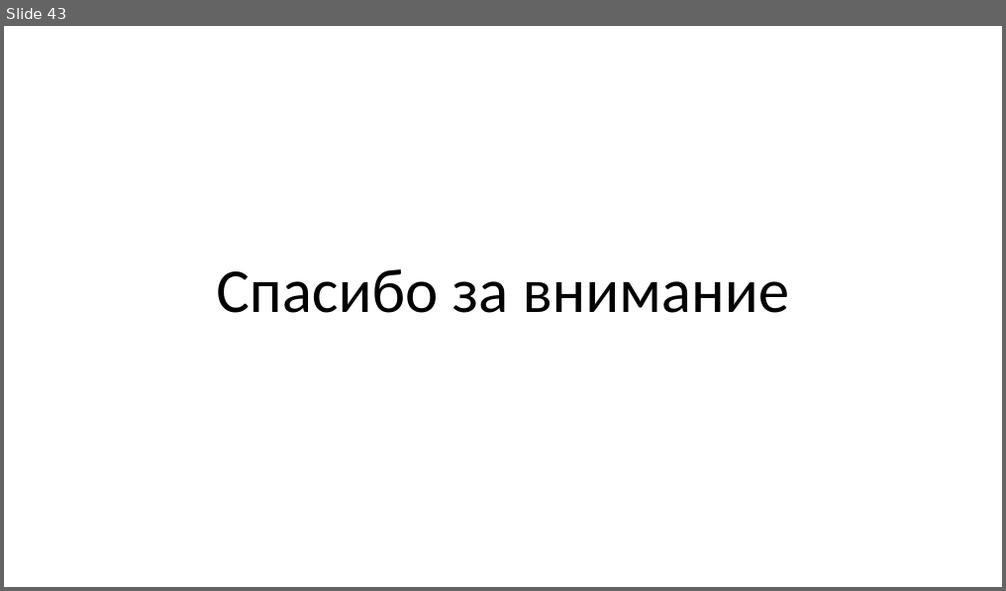
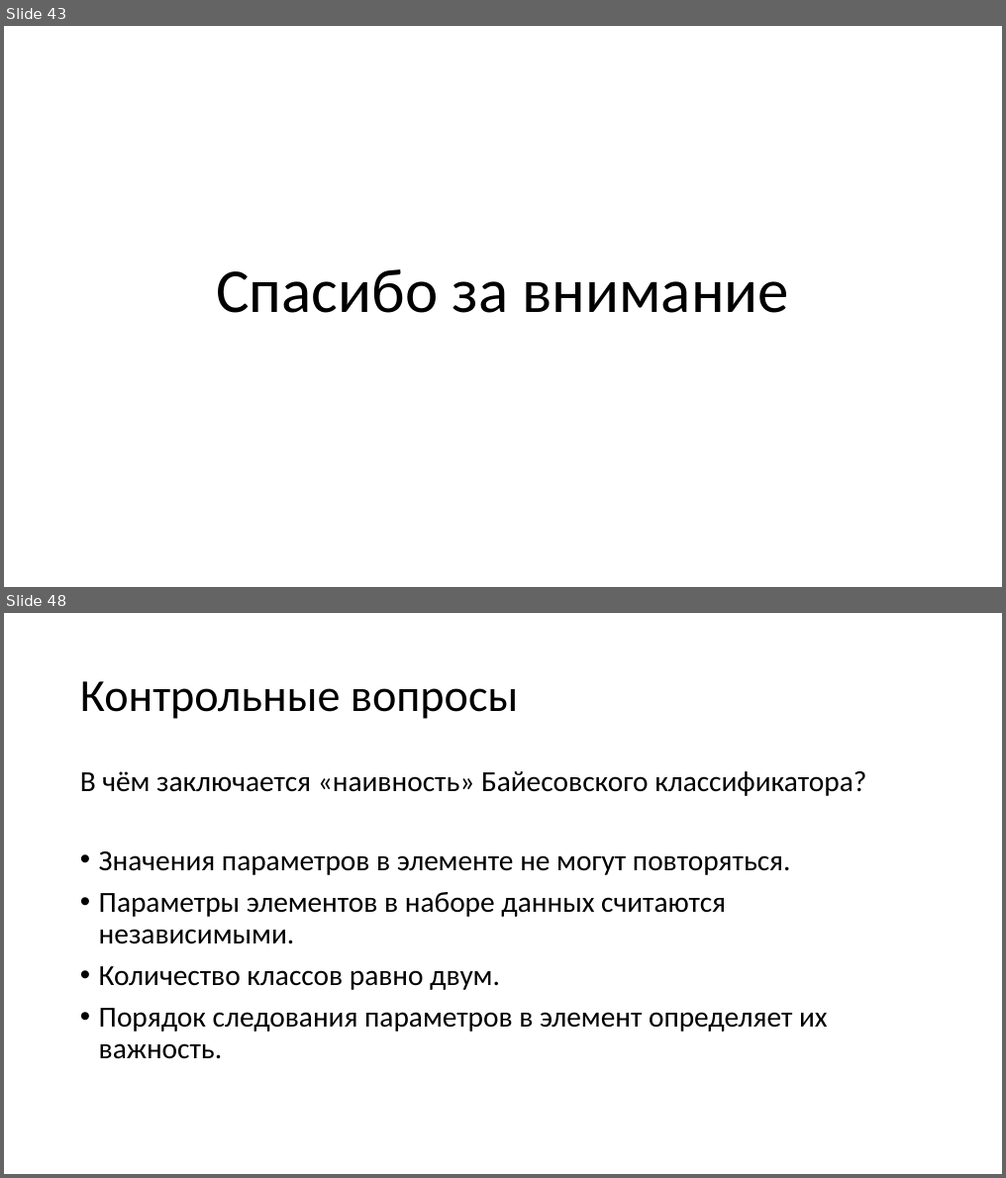
Before and after one commit to mosalov/AI_main_lectures, a slide deck: Лекция 5 18_11_2020.pptx. Shown one above the other, each under a label of ours: slide 43 before the commit, slides 43 and 48 after it; the slides between them are not shown. The pictures are 1006x591 and 1006x1178 pixels, drawn with LibreOffice and Linux fonts; fonts in the diff are those of the drawing. Boxes give left, top, right and bottom in pixels: in the first picture for what was removed or moved away, otherwise in the second. Text is boxed around its words. In the diff, an @@ line names an element or a change of style, - is before the commit and + after.

Commit message:
Добавил вопросы по лекции №5.

```diff
--- a/Лекция 5 18_11_2020.pptx
+++ b/Лекция 5 18_11_2020.pptx
@@ slide 48 added at (4, 613, 1002, 1174), background #FFFFFF @@
@@ title added at (80, 681, 518, 719), 44 pt, text #000000 @@
+Контрольные вопросы
@@ text added at (80, 771, 866, 1059), 28 pt, text #000000 @@
+В чём заключается «наивность» Байесовского классификатора?
+• Значения параметров в элементе не могут повторяться.
+• Параметры элементов в наборе данных считаются независимыми.
+• Количество классов равно двум.
+• Порядок следования параметров в элемент определяет их важность.
```
Also in this commit, not shown: 8 other slides added, 2 other files.
